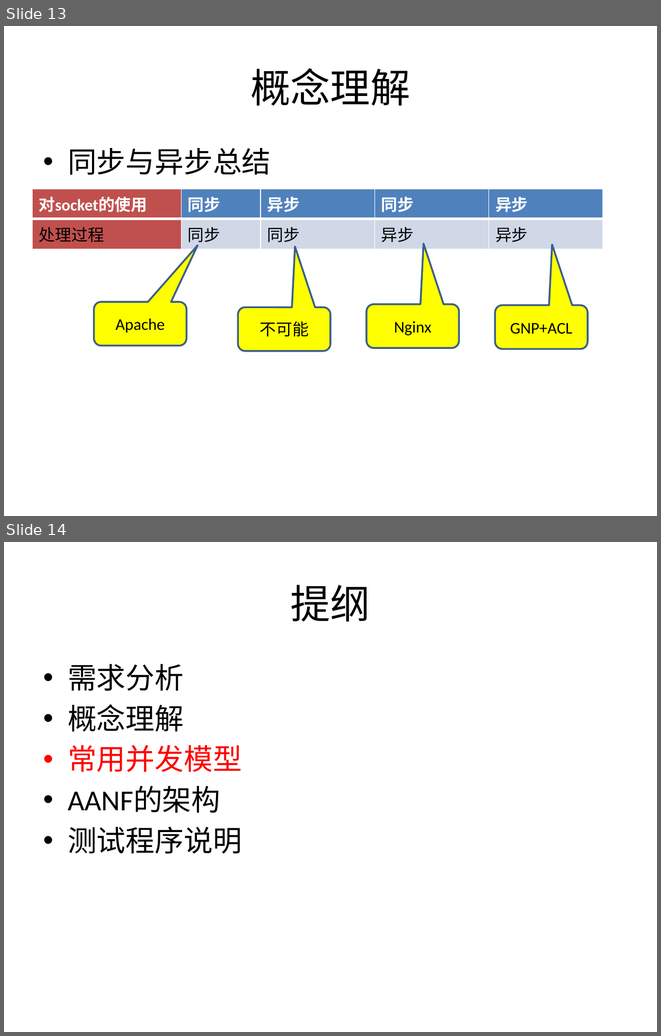
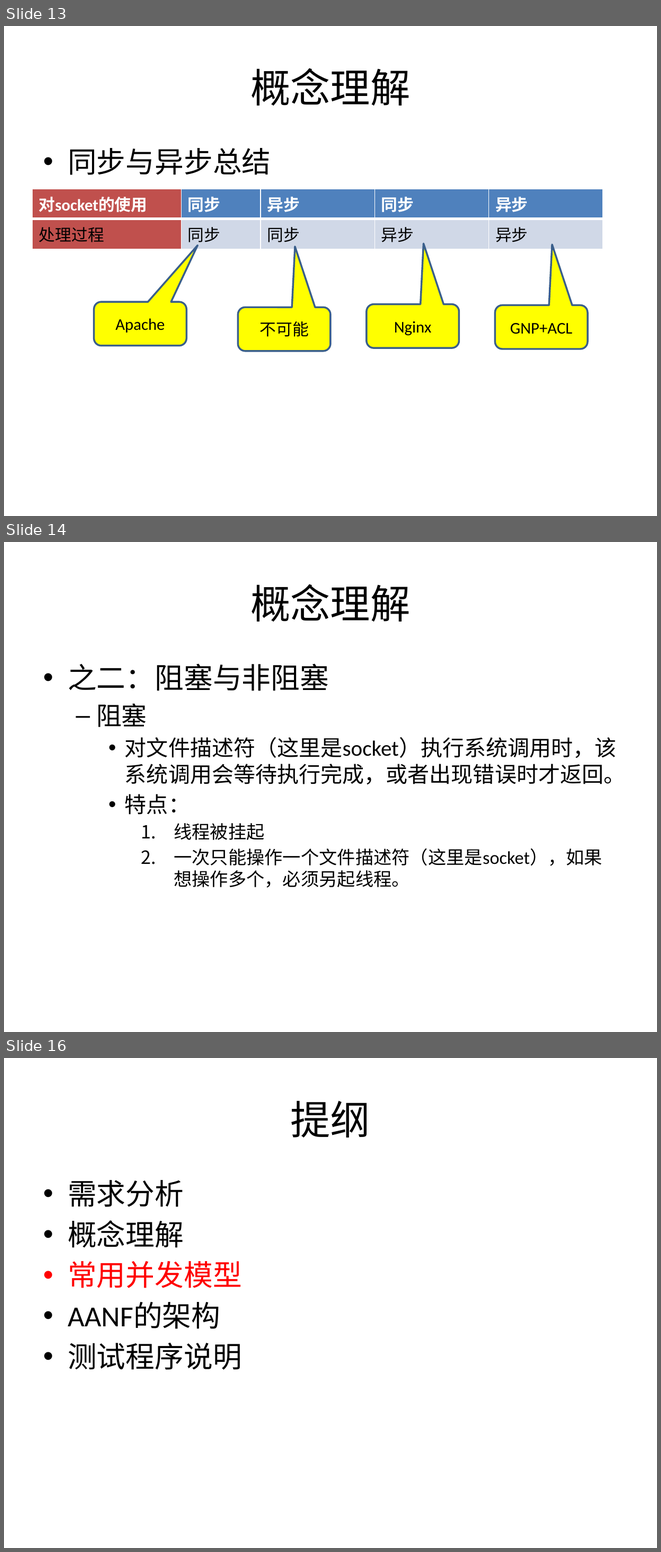
Before and after one commit to kkzhou/kknf, a slide deck: aanf/asio-based2/doc/asio-based_AANF.pptx. Shown one above the other, each under a label of ours: slides 13 and 14 before the commit, slides 13, 14 and 16 after it; the slides between them are not shown. The pictures are 661x1036 and 661x1552 pixels, drawn with LibreOffice and Linux fonts; fonts in the diff are those of the drawing. Boxes give left, top, right and bottom in pixels: in the first picture for what was removed or moved away, otherwise in the second. Text is boxed around its words. In the diff, an @@ line names an element or a change of style, - is before the commit and + after.

```diff
--- a/aanf/asio-based2/doc/asio-based_AANF.pptx
+++ b/aanf/asio-based2/doc/asio-based_AANF.pptx
@@ slide 14 added at <box>4,542,657,1032</box>, background #FFFFFF @@
@@ title added at <box>250,584,410,622</box>, 44 pt, text #000000 @@
+概念理解
@@ text added at <box>68,663,626,888</box>, 24 pt, text #000000 @@
+• 之二：阻塞与非阻塞
+  – 阻塞
+    • 对文件描述符（这里是socket）执行系统调用时，该系统调用会等待执行完成，或者出现错误时才返回。
+    • 特点：
+      1. 线程被挂起
+      2. 一次只能操作一个文件描述符（这里是socket），如果想操作多个，必须另起线程。
@@ what was slide 14 is now slide 16 @@
```
Also in this commit, not shown: 4 slides changed, 2 other slides added, 1 slide removed.
